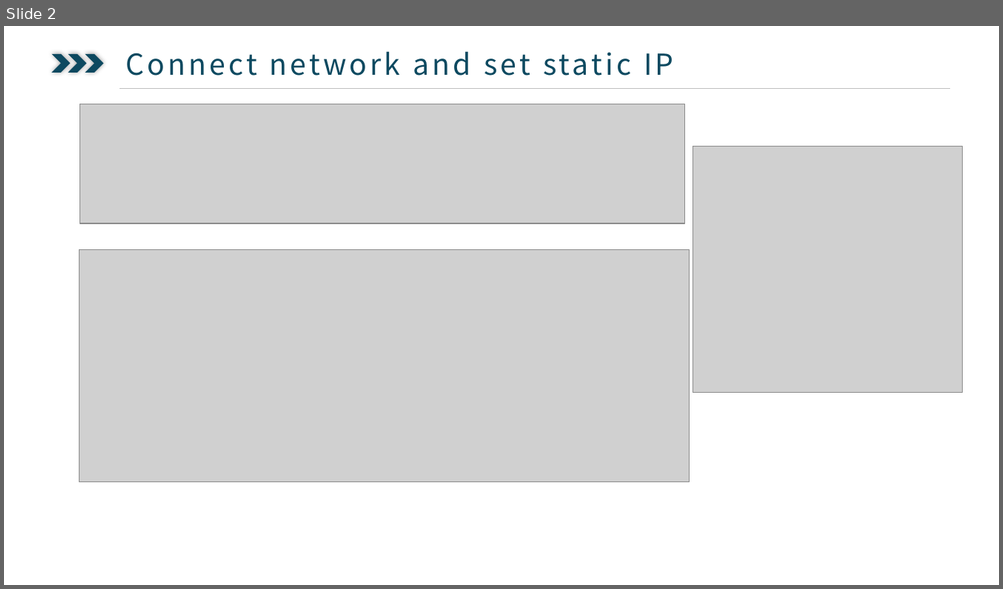
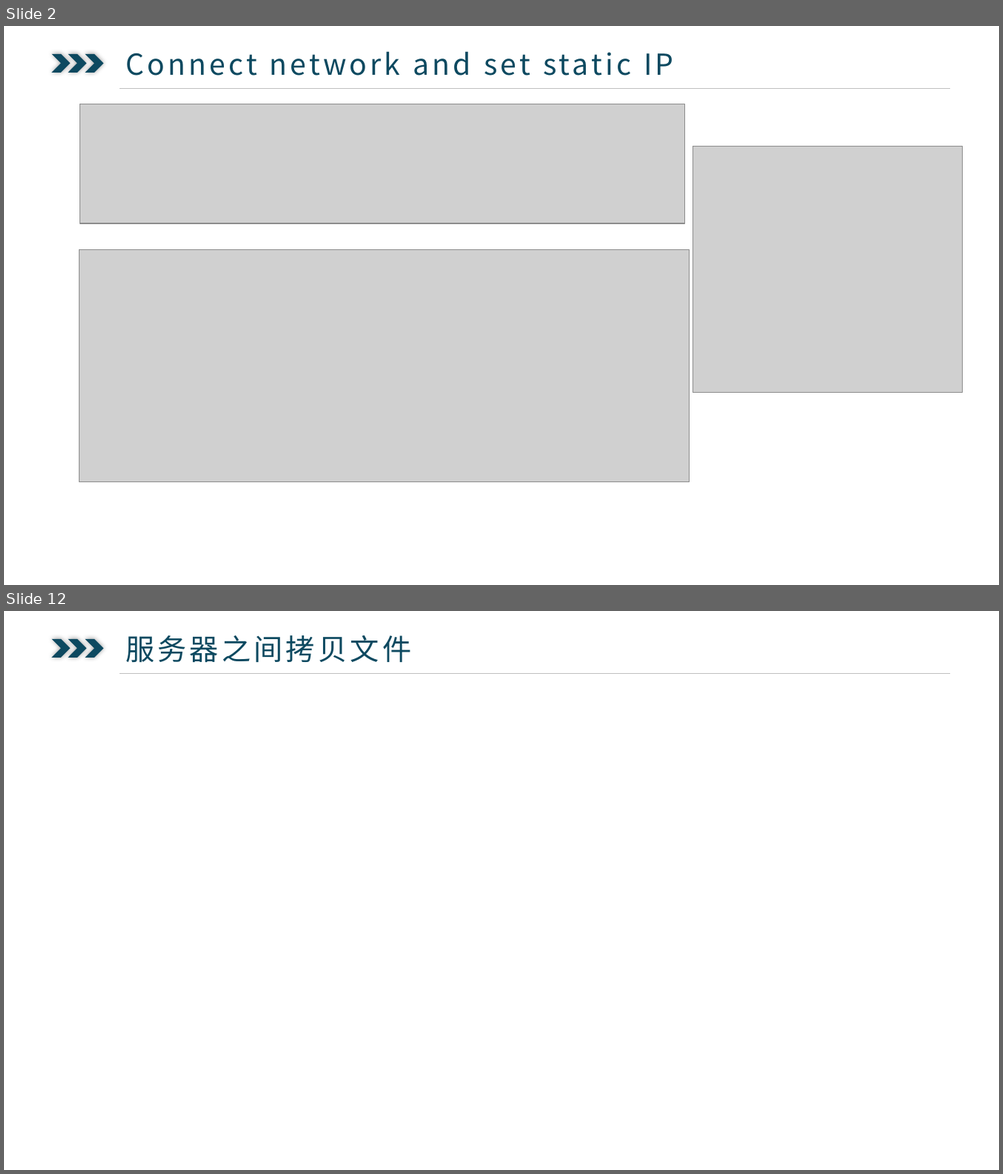
Before and after one commit to ysglyl/ppts, a slide deck: centos7.pptx. Shown one above the other, each under a label of ours: slide 2 before the commit, slides 2 and 12 after it; the slides between them are not shown. The pictures are 1003x589 and 1003x1174 pixels, drawn with LibreOffice and Linux fonts; fonts in the diff are those of the drawing; grey boxes stand for pictures. Boxes give left, top, right and bottom in pixels: in the first picture for what was removed or moved away, otherwise in the second. Text is boxed around its words. In the diff, an @@ line names an element or a change of style, - is before the commit and + after.

```diff
--- a/centos7.pptx
+++ b/centos7.pptx
@@ slide 12 added at [4,611,999,1170], background #FFFFFF @@
@@ chevron added at [52,638,71,658], fill #0D4960 @@
@@ chevron added at [68,638,87,658], fill #0D4960 @@
@@ chevron added at [85,638,104,658], fill #0D4960 @@
@@ text added at [125,635,411,662], 28 pt, text #0D4960 @@
+  服务器之间拷贝文件
@@ line added from (119, 673) to (950, 673), #BFBFBF 0.5 pt @@
```
Also in this commit, not shown: 1 slide changed, 14 other slides added, 1 slide removed, 3 other files.
